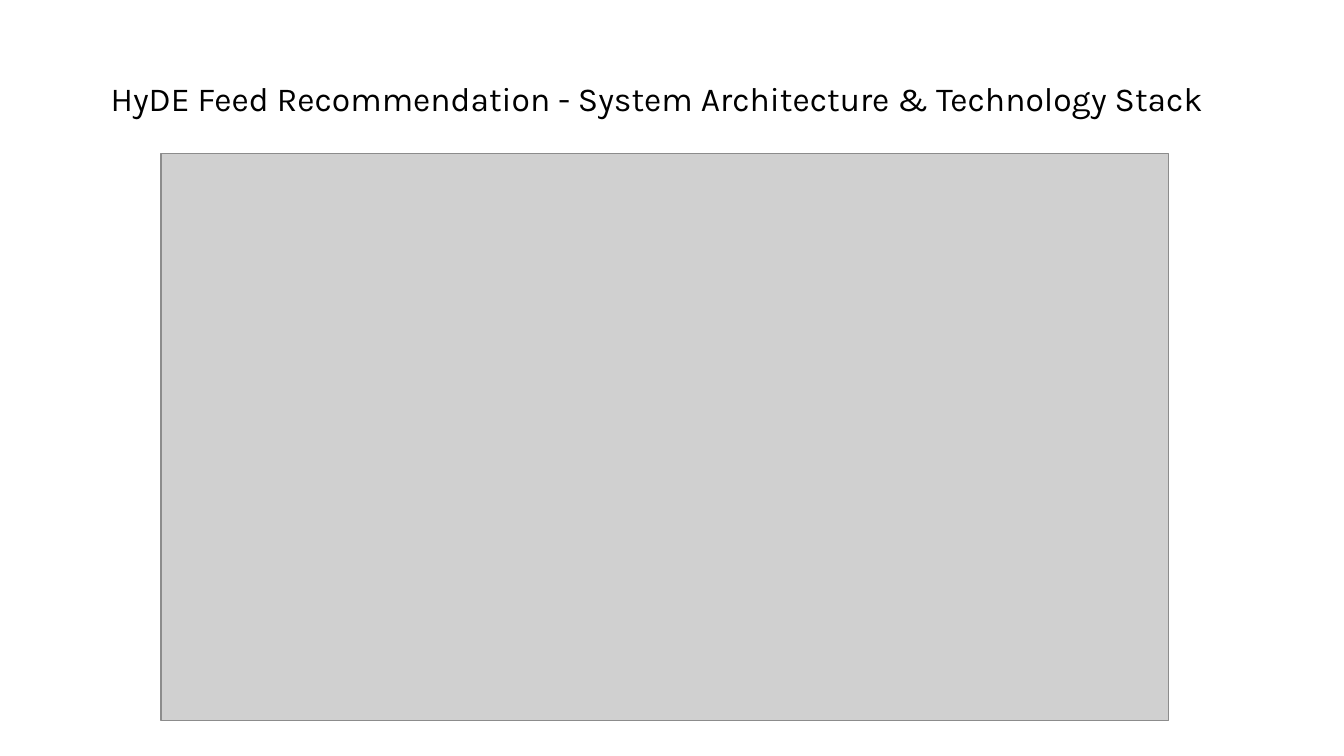
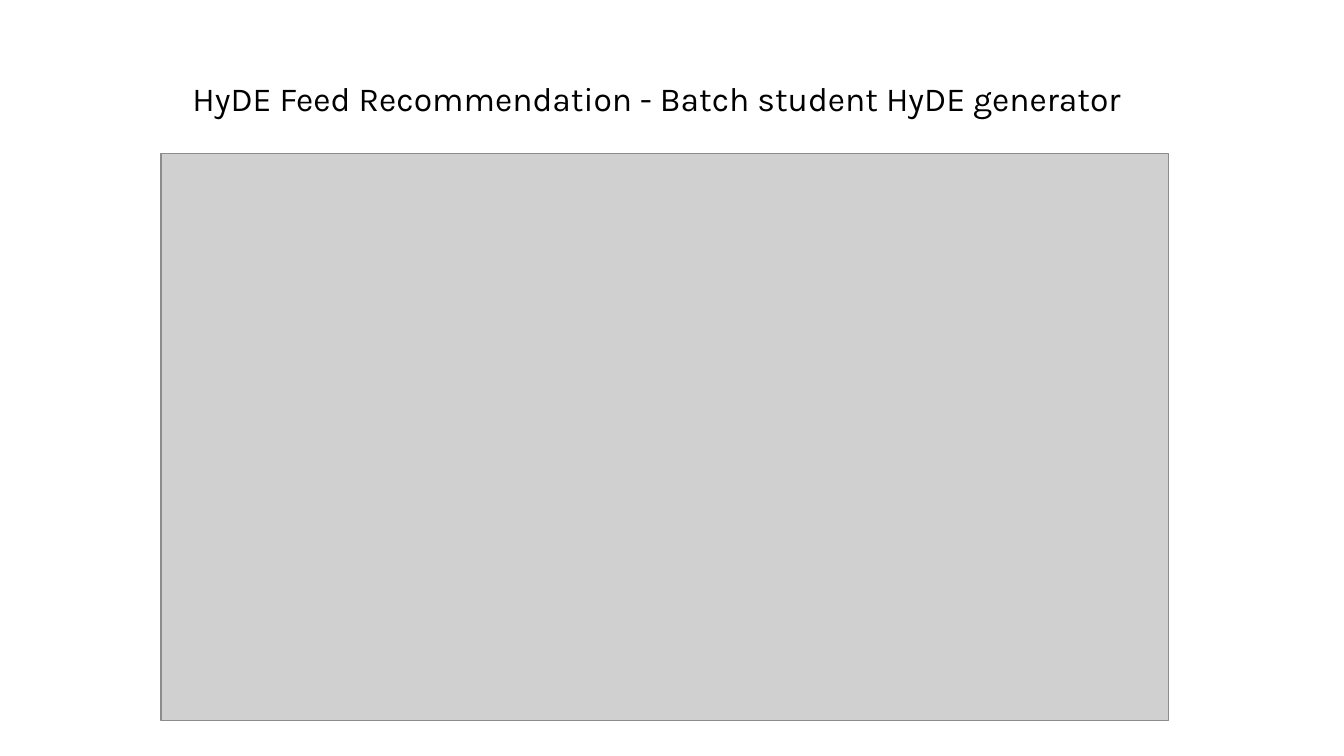
Before and after one commit to TunKedsaro/Hyde, a slide deck: slide 25 of logs/Ghostdeck.pptx (slide 23 before the commit). Drawn at 1344x756 pixels with LibreOffice and Linux fonts; fonts in the diff are those of the drawing; grey boxes stand for pictures. Boxes give left, top, right and bottom in pixels: in the first picture for what was removed or moved away, otherwise in the second. Text is boxed around its words. In the diff, an @@ line names an element or a change of style, - is before the commit and + after.

```diff
--- a/logs/Ghostdeck.pptx
+++ b/logs/Ghostdeck.pptx
@@ text at <box>192,88,1120,120</box>: text changed @@
-HyDE Feed Recommendation - System Architecture & Technology Stack
+HyDE Feed Recommendation - Batch student HyDE generator
```
Also in this commit, not shown: 4 other slides changed, 2 slides added, 3 other files.
